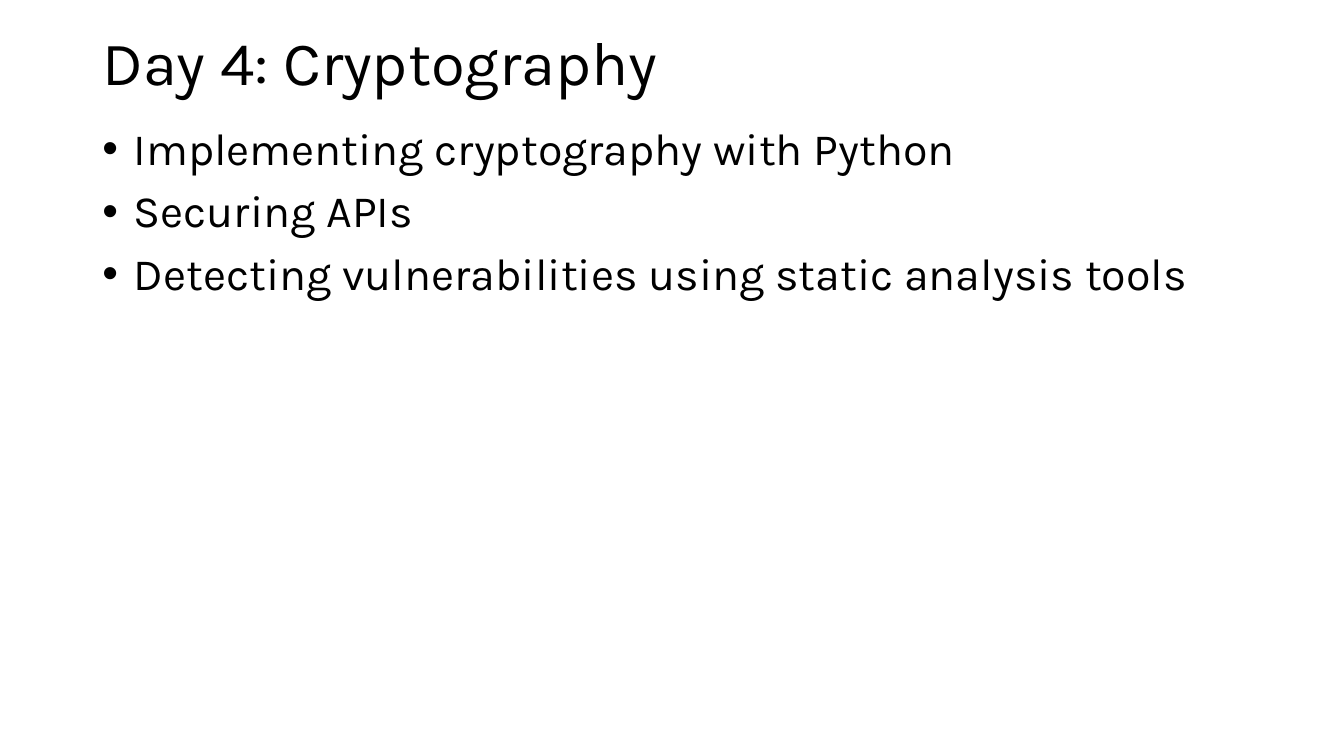
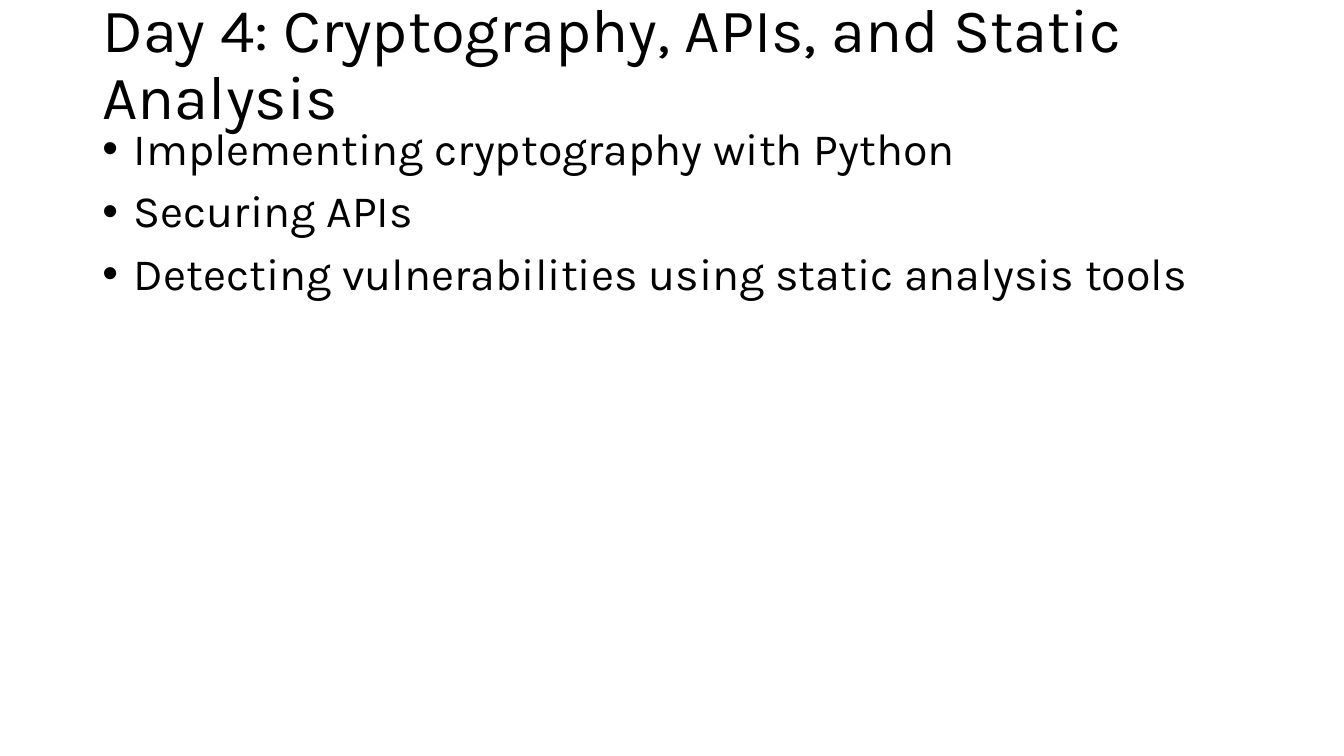
Before and after one commit to FSCJ-FacultyDev/SWC-Columbus-2025, a slide deck: slide 5 of Slides.pptx. Drawn at 1344x756 pixels with LibreOffice and Linux fonts; fonts in the diff are those of the drawing. Boxes give left, top, right and bottom in pixels: in the first picture for what was removed or moved away, otherwise in the second. Text is boxed around its words. In the diff, an @@ line names an element or a change of style, - is before the commit and + after.

```diff
--- a/Slides.pptx
+++ b/Slides.pptx
@@ title at [102,9,1121,134]: text changed @@
-Day 4: Cryptography
+Day 4: Cryptography, APIs, and Static Analysis
```
Also in this commit, not shown: 2 other slides changed, 8 other files.
